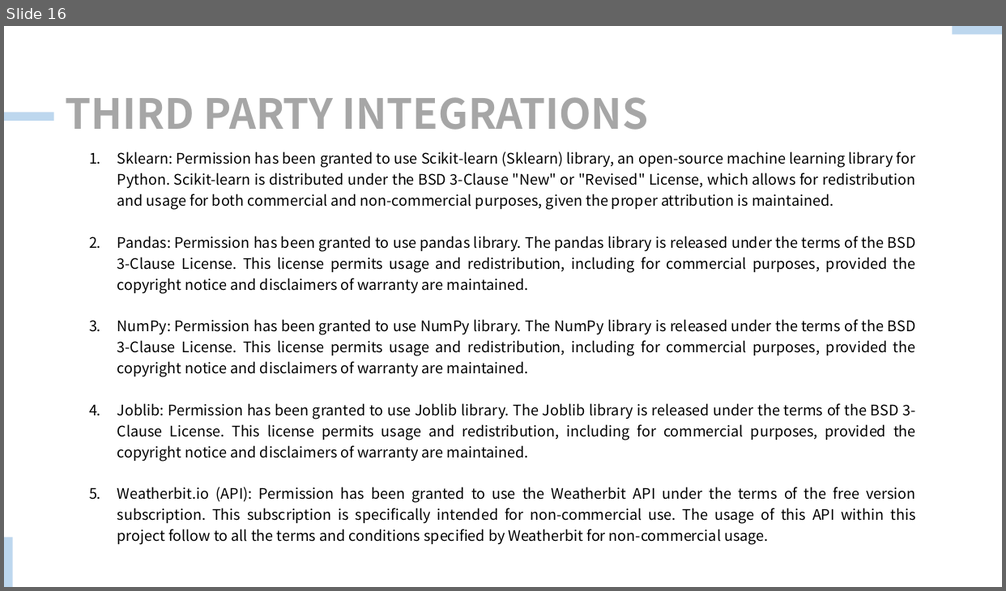
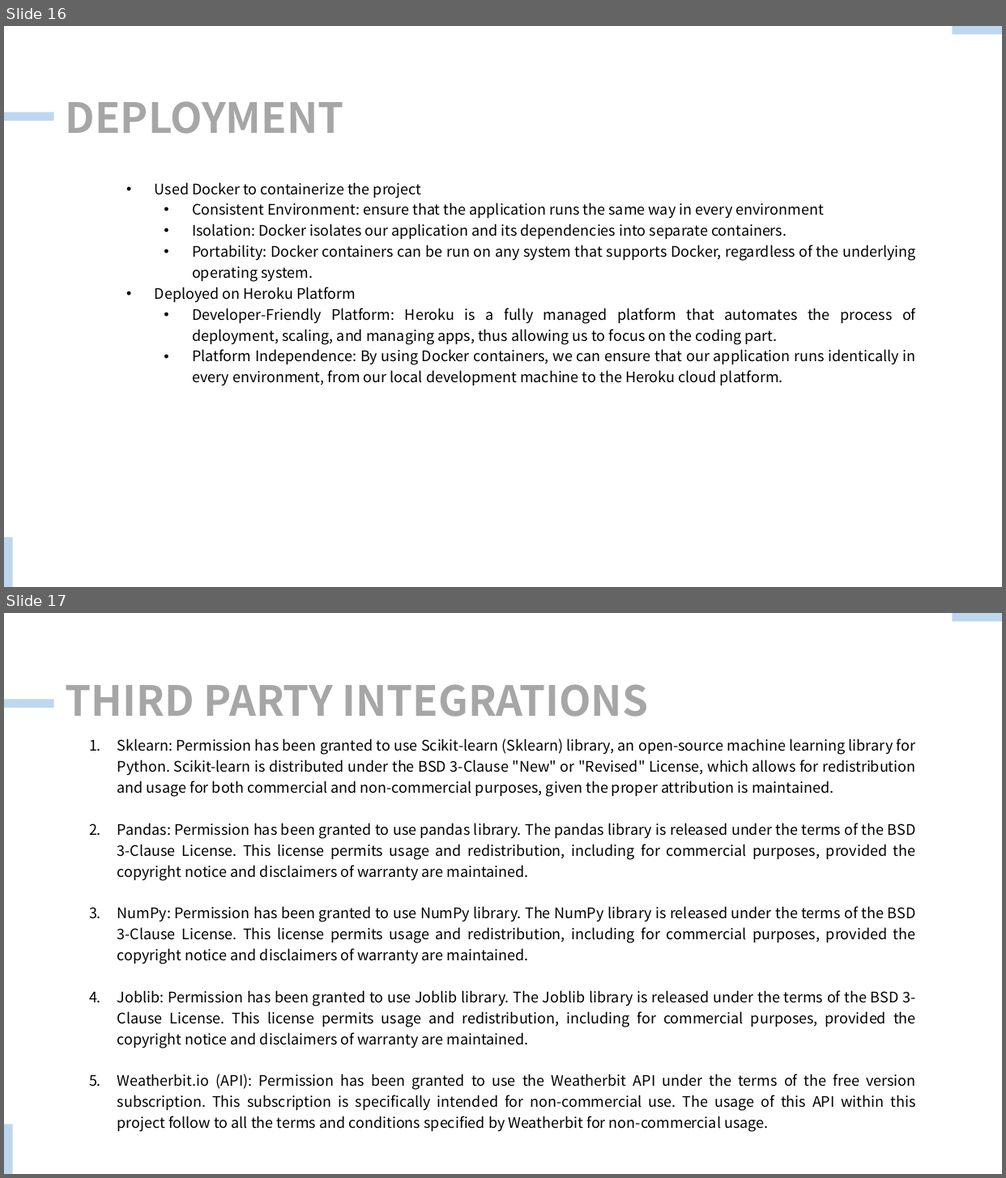
Before and after one commit to 1220780980/TiDB-Hack-Traveling-AI, a slide deck: Presentation.pptx. Shown one above the other, each under a label of ours: slide 16 before the commit, slides 16 and 17 after it. The pictures are 1006x591 and 1006x1178 pixels, drawn with LibreOffice and Linux fonts; fonts in the diff are those of the drawing. Boxes give left, top, right and bottom in pixels: in the first picture for what was removed or moved away, otherwise in the second. Text is boxed around its words. In the diff, an @@ line names an element or a change of style, - is before the commit and + after.

```diff
--- a/Presentation.pptx
+++ b/Presentation.pptx
@@ slide 16 added at [4,26,1002,587], background #FFFFFF; not listed: 3 template elements that a slide beside it also shows @@
@@ text added at [66,101,344,134], 40 pt, text #A6A6A6, bold @@
+DEPLOYMENT
@@ text added at [155,182,916,386], 14 pt, text #000000 @@
+  • Used Docker to containerize the project
+    • Consistent Environment: ensure that the application runs the same way in every environment
+    • Isolation: Docker isolates our application and its dependencies into separate containers.
+    • Portability: Docker containers can be run on any system that supports Docker, regardless of the underlying operating system.
+  • Deployed on Heroku Platform
+    • Developer-Friendly Platform: Heroku is a fully managed platform that automates the process of deployment, scaling, and managing apps, thus allowing us to focus on the coding part.
+    • Platform Independence: By using Docker containers, we can ensure that our application runs identically in every environment, from our local development machine to the Heroku cloud platform.
@@ what was slide 16 is now slide 17 @@
```
